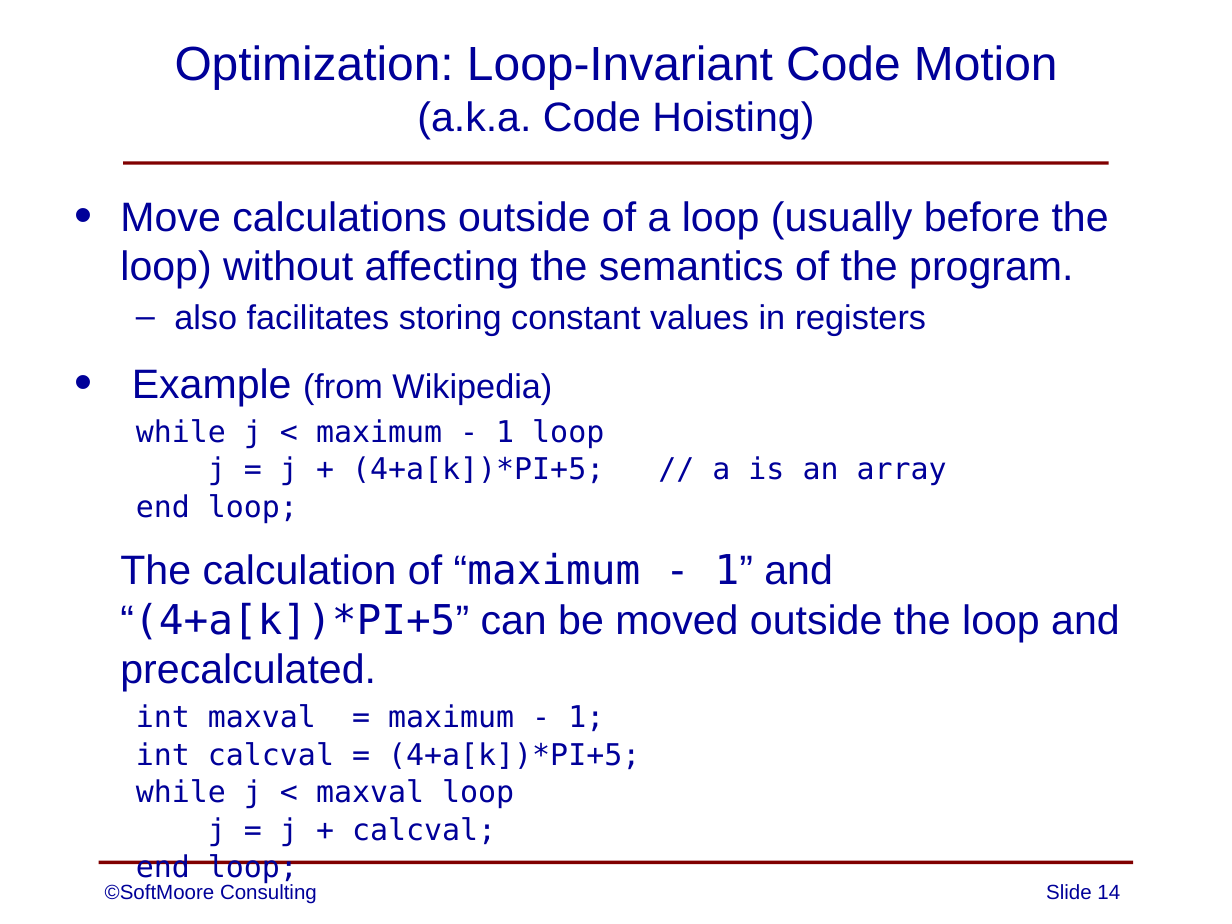
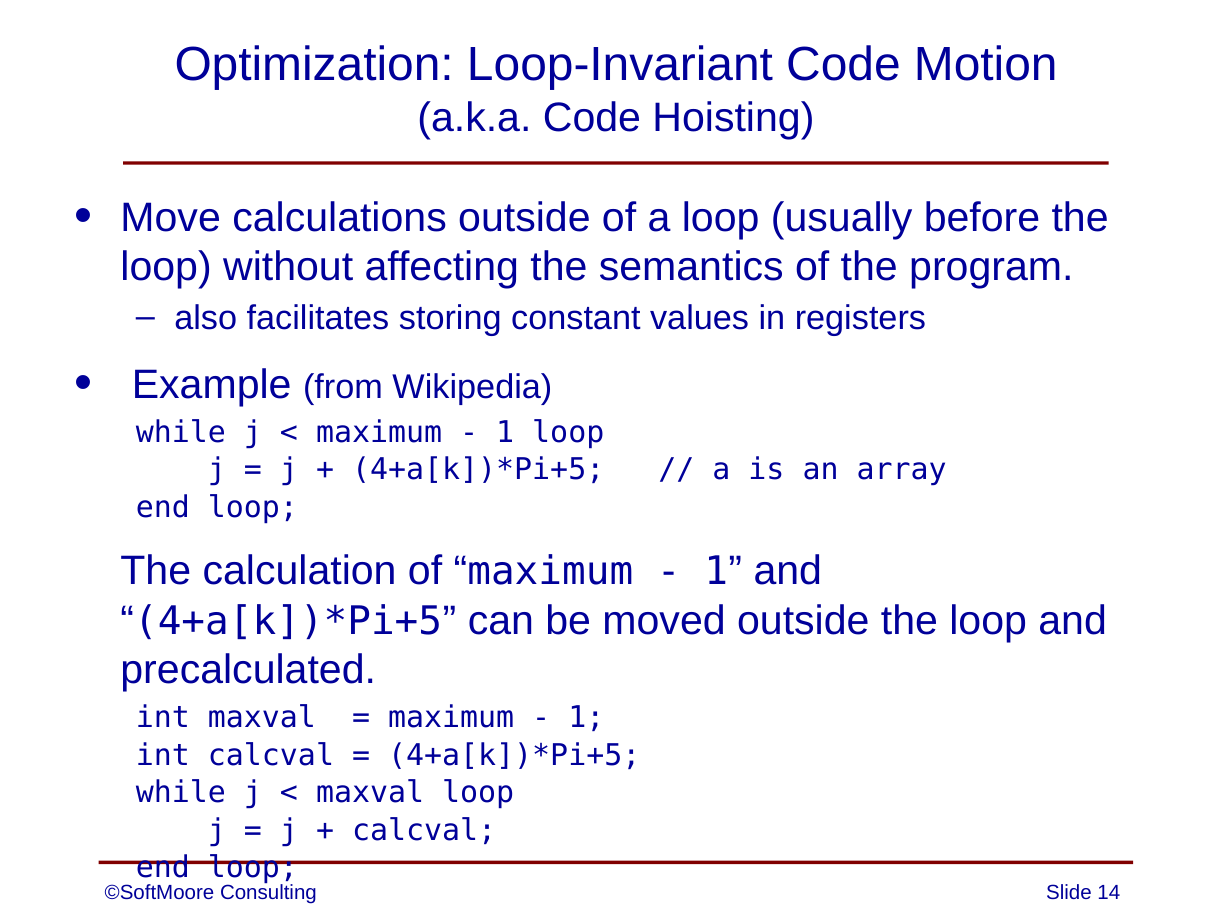
Before and after one commit to SoftMoore/CPRL-Java-4th, a slide deck: slide 14 of PowerPoints/12 - Optimization.pptx. Drawn at 1232x924 pixels with LibreOffice and Linux fonts; fonts in the diff are those of the drawing. Boxes give left, top, right and bottom in pixels: in the first picture for what was removed or moved away, otherwise in the second. Text is boxed around its words. In the diff, an @@ line names an element or a change of style, - is before the commit and + after.

```diff
--- a/PowerPoints/12 - Optimization.pptx
+++ b/PowerPoints/12 - Optimization.pptx
@@ text at bbox=[208, 456, 947, 486]: text changed @@
-  j = j + (4+a[k])*PI+5; // a is an array
+  j = j + (4+a[k])*Pi+5; // a is an array
@@ text at bbox=[120, 554, 1107, 691]: text changed @@
-The calculation of “maximum - 1” and “(4+a[k])*PI+5” can be moved outside the loop and precalculated.
+The calculation of “maximum - 1” and “(4+a[k])*Pi+5” can be moved outside the loop and precalculated.
@@ text at bbox=[136, 742, 640, 770]: text changed @@
-  int calcval = (4+a[k])*PI+5;
+  int calcval = (4+a[k])*Pi+5;
```
Also in this commit, not shown: 3 other slides changed.
